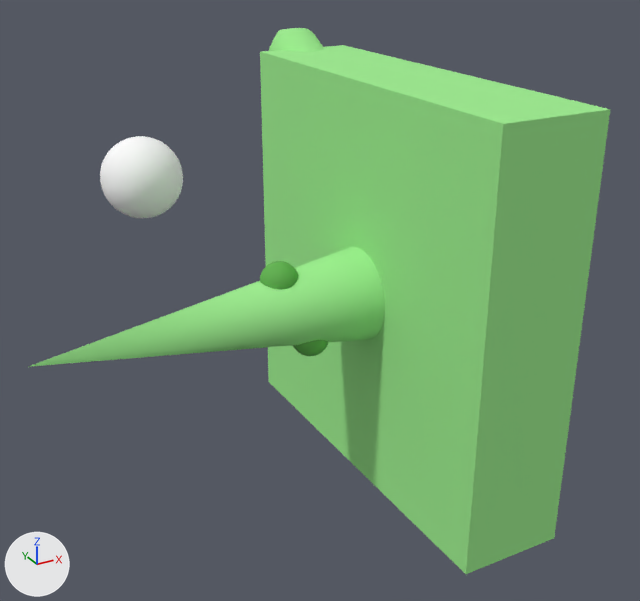
The glTF model media/models/pet-greg.glb, before and after one commit.
Before and after are seen from a 50 mm camera at (-18.3, -37.54, 17.17) aimed at (4.2, 3.37, -3.28). Lighting does not change. The marker at lower left points along +X, +Y and +Z. The older version comes first.
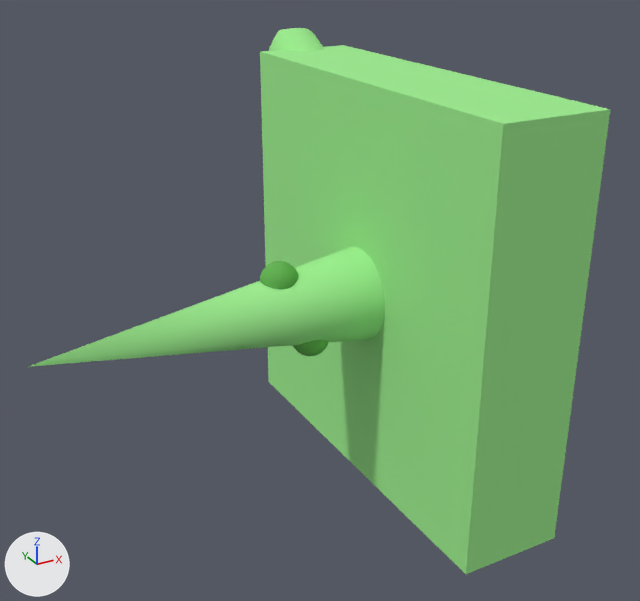
Changed parts and their boxes (x1, y1, x2, y2) in the pictures (640 x 601 px):
'Mesh_1', deleted: before (100, 136, 183, 218)

The change, as a diff of the scene's bpy script:
```diff
--- a/media/models/pet-greg.glb.py
+++ b/media/models/pet-greg.glb.py
@@ ob_mesh_1 @@
-ob_mesh_1 = bpy.data.objects.new('Mesh_1', me_mesh_1)
-ob_mesh_1.location = (0.0, 0.0, 0.0)
```
